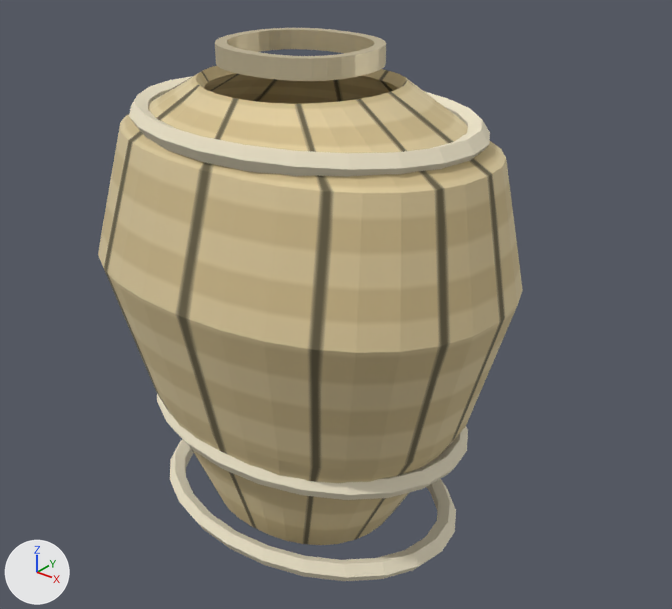
A saved change to the OBJ model projects/hichaukitoden-game/assets/models/items/cocoon_husk.obj.
Rendered twice from a 50 mm camera at (2.42, -2.8, 1.86) aimed at (0.13, 0.06, 0.09). Arrows for +X, +Y and +Z are at lower left; the lights stay in place. The older version comes first. Where no turn or scale is listed for an object, it has been applied to the vertices.

Names of what the first picture shows: 'cocoon_husk'.
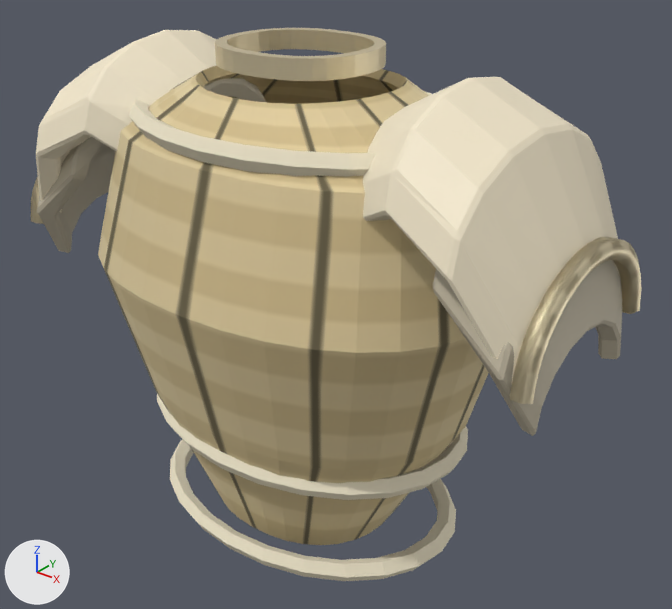
Boxes [x1, y1, x2, y2] around the edits, measured in the pictures (672 x 609 px):
'cocoon_husk', reshaped (43% wider): before [98, 28, 523, 581]; after [31, 28, 641, 581]
part 1 of me_cocoon_husk, added (beige): after [510, 237, 641, 404]
part 2 of me_cocoon_husk, added: after [31, 176, 44, 224]
part 3 of me_cocoon_husk, added: after [363, 77, 620, 384]
part 4 of me_cocoon_husk, added: after [36, 30, 267, 213]
part 5 of me_cocoon_husk, added (beige): after [433, 260, 622, 436]
part 6 of me_cocoon_husk, added (beige): after [37, 137, 115, 253]

What changed in the scene script:
```text
Add mat_cocoon_husk_shoulder_shell:
    mat_cocoon_husk_shoulder_shell = principled_material('cocoon_husk_shoulder_shell')
    mat_cocoon_husk_shoulder_shell.base_color = (0.93, 0.83, 0.62)  # beige #f7ebce
    mat_cocoon_husk_shoulder_shell.roughness = 0.55
Add mat_cocoon_husk_shoulder_overlap:
    mat_cocoon_husk_shoulder_overlap = principled_material('cocoon_husk_shoulder_overlap')
    mat_cocoon_husk_shoulder_overlap.base_color = (0.549, 0.49, 0.366)  # beige #c4baa3
    mat_cocoon_husk_shoulder_overlap.roughness = 0.55
Change me_cocoon_husk:
    used by ob_cocoon_husk; location = (0.0, 0.0, 0.0)
    remove me_cocoon_husk.from_pydata(...)  # 1048 vertices, 2096 faces; spans x -0.97..0.97, y -0.73..0.69, z -0.95..1.2
    add me_cocoon_husk.from_pydata(...)  # 2028 vertices, 4416 faces; spans x -1.32..1.32, y -0.73..0.69, z -0.95..1.2
    me_cocoon_husk part 1: a new loose piece of 198 vertices spanning x 1.24..1.32, y -0.47..0.47, z 0.27..0.68, in mat_cocoon_husk_trim (beige #e5d7b5)
    me_cocoon_husk part 2: a new loose piece of 198 vertices spanning x -1.32..-1.24, y -0.47..0.47, z 0.27..0.68, in mat_cocoon_husk_trim (beige #e5d7b5)
    me_cocoon_husk part 3: a new loose piece of 164 vertices spanning x 0.45..1.26, y -0.54..0.54, z 0.27..1.16, in mat_cocoon_husk_shoulder_shell (beige #f7ebce)
    me_cocoon_husk part 4: a new loose piece of 164 vertices spanning x -1.26..-0.45, y -0.54..0.54, z 0.27..1.16, in mat_cocoon_husk_shoulder_shell (beige #f7ebce)
    me_cocoon_husk part 5: a new loose piece of 128 vertices spanning x 0.9..1.31, y -0.47..0.47, z 0.09..0.84, in mat_cocoon_husk_shoulder_overlap (beige #c4baa3)
    me_cocoon_husk part 6: a new loose piece of 128 vertices spanning x -1.31..-0.9, y -0.47..0.47, z 0.09..0.84, in mat_cocoon_husk_shoulder_overlap (beige #c4baa3)
    add me_cocoon_husk.materials.append(mat_cocoon_husk_shoulder_shell)  # beige #f7ebce
    add me_cocoon_husk.materials.append(mat_cocoon_husk_shoulder_overlap)  # beige #c4baa3
```
